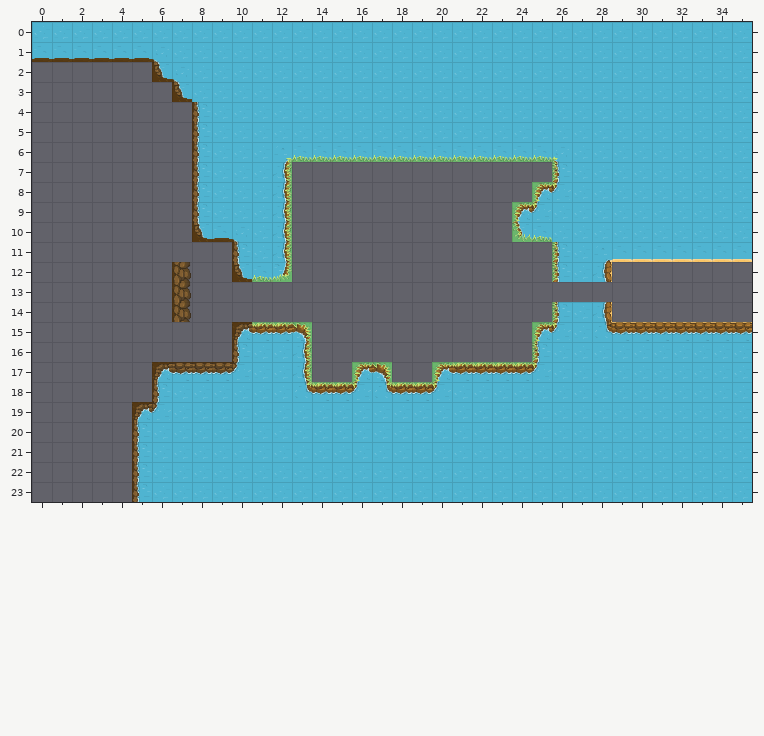
Tiled map -- assets/Tiled/map_partSecret.tmx. This is how it looked before the edit.
Cells are 32x32 px. Shown: x 0..35, y 0..23. Tiles whose own drawing changed are shown in their newer look in all pictures.
Once edited:
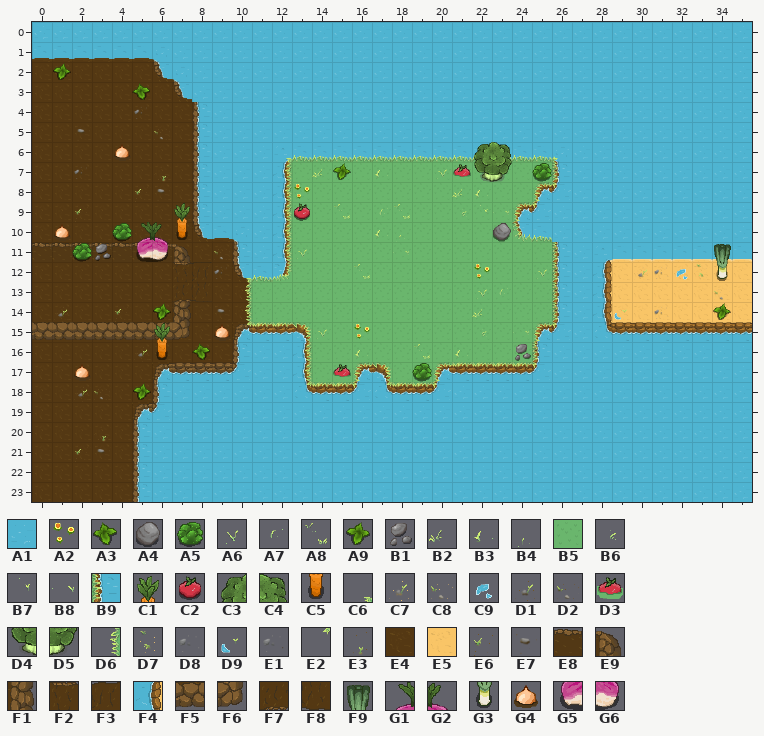
Key: from "tileset": A1 0, A2 1, A3 2, A4 3, A5 4, A6 5, A7 6, A8 7, A9 38, B1 39, B2 41, B3 42, B4 43, B5 72, B6 77, B7 78, B8 79, B9 146, C1 183, C2 216, C3 217, C4 218, C5 219, C6 225, C7 228, C8 229, C9 231, D1 232, D2 233, D3 252, D4 253, D5 254, D6 261, D7 264, D8 265, D9 266, E1 269, E2 297, E3 305, E4 324, E5 335, E6 340, E7 341, E8 366, E9 367, F1 403, F2 404, F3 405, F4 407, F5 438, F6 439, F7 440, F8 441, F9 446, G1 469, G2 470, G3 482, G4 504, G5 505, G6 506.
__ is an empty cell.
Tiles of an added or newly shown layer are drawn over the layers below it.
Change:
Changed rows in their new state; .. is an unchanged cell.
Layer "sol_layer" (now shown):
first column x 0:
 2 E4 E4 E4 E4 E4 E4 .. .. .. .. .. .. .. .. .. .. .. .. .. .. .. .. .. .. .. .. .. .. .. .. .. .. .. .. .. ..
 3 E4 E4 E4 E4 E4 E4 E4 .. .. .. .. .. .. .. .. .. .. .. .. .. .. .. .. .. .. .. .. .. .. .. .. .. .. .. .. ..
 4 E4 E4 E4 E4 E4 E4 E4 E4 .. .. .. .. .. .. .. .. .. .. .. .. .. .. .. .. .. .. .. .. .. .. .. .. .. .. .. ..
 5 E4 E4 E4 E4 E4 E4 E4 E4 .. .. .. .. .. .. .. .. .. .. .. .. .. .. .. .. .. .. .. .. .. .. .. .. .. .. .. ..
 6 E4 E4 E4 E4 E4 E4 E4 E4 .. .. .. .. .. .. .. .. .. .. .. .. .. .. .. .. .. .. .. .. .. .. .. .. .. .. .. ..
 7 E4 E4 E4 E4 E4 E4 E4 E4 .. .. .. .. .. B5 B5 B5 B5 B5 B5 B5 B5 B5 B5 B5 B5 B5 .. .. .. .. .. .. .. .. .. ..
 8 E4 E4 E4 E4 E4 E4 E4 E4 .. .. .. .. .. B5 B5 B5 B5 B5 B5 B5 B5 B5 B5 B5 B5 .. .. .. .. .. .. .. .. .. .. ..
 9 E4 E4 E4 E4 E4 E4 E4 E4 .. .. .. .. .. B5 B5 B5 B5 B5 B5 B5 B5 B5 B5 B5 .. .. .. .. .. .. .. .. .. .. .. ..
10 E4 E4 E4 E4 E4 E4 E4 E4 .. .. .. .. .. B5 B5 B5 B5 B5 B5 B5 B5 B5 B5 B5 .. .. .. .. .. .. .. .. .. .. .. ..
11 E4 E4 E4 E4 E4 E4 E4 E4 E4 E4 .. .. .. B5 B5 B5 B5 B5 B5 B5 B5 B5 B5 B5 B5 B5 .. .. .. .. .. .. .. .. .. ..
12 E4 E4 E4 E4 E4 E4 E4 E4 E4 E4 .. .. .. B5 B5 B5 B5 B5 B5 B5 B5 B5 B5 B5 B5 B5 .. .. .. E5 E5 E5 E5 E5 E5 E5
13 E4 E4 E4 E4 E4 E4 E4 E4 E4 E4 E4 B5 B5 B5 B5 B5 B5 B5 B5 B5 B5 B5 B5 B5 B5 B5 B9 A1 F4 E5 E5 E5 E5 E5 E5 E5
14 E4 E4 E4 E4 E4 E4 E4 E4 E4 E4 E4 B5 B5 B5 B5 B5 B5 B5 B5 B5 B5 B5 B5 B5 B5 B5 .. .. .. E5 E5 E5 E5 E5 E5 E5
15 E4 E4 E4 E4 E4 E4 E4 E4 E4 E4 .. .. .. .. B5 B5 B5 B5 B5 B5 B5 B5 B5 B5 B5 .. .. .. .. .. .. .. .. .. .. ..
16 E4 E4 E4 E4 E4 E4 E4 E4 E4 E4 .. .. .. .. B5 B5 B5 B5 B5 B5 B5 B5 B5 B5 B5 .. .. .. .. .. .. .. .. .. .. ..
17 E4 E4 E4 E4 E4 E4 .. .. .. .. .. .. .. .. B5 B5 .. .. B5 B5 .. .. .. .. .. .. .. .. .. .. .. .. .. .. .. ..
18 E4 E4 E4 E4 E4 E4 .. .. .. .. .. .. .. .. .. .. .. .. .. .. .. .. .. .. .. .. .. .. .. .. .. .. .. .. .. ..
19 E4 E4 E4 E4 E4 .. .. .. .. .. .. .. .. .. .. .. .. .. .. .. .. .. .. .. .. .. .. .. .. .. .. .. .. .. .. ..
20 E4 E4 E4 E4 E4 .. .. .. .. .. .. .. .. .. .. .. .. .. .. .. .. .. .. .. .. .. .. .. .. .. .. .. .. .. .. ..
21 E4 E4 E4 E4 E4 .. .. .. .. .. .. .. .. .. .. .. .. .. .. .. .. .. .. .. .. .. .. .. .. .. .. .. .. .. .. ..
22 E4 E4 E4 E4 E4 .. .. .. .. .. .. .. .. .. .. .. .. .. .. .. .. .. .. .. .. .. .. .. .. .. .. .. .. .. .. ..
23 E4 E4 E4 E4 E4 .. .. .. .. .. .. .. .. .. .. .. .. .. .. .. .. .. .. .. .. .. .. .. .. .. .. .. .. .. .. ..
Layer "murs_layer" (now shown):
first column x 0:
11 E8 E8 E8 E8 E8 E8 E8 E9
14 .. .. .. .. .. .. .. F1
15 F5 F5 F5 F5 F5 F5 F5 F6
Layer "obstacle_layer" (now shown):
first column x 1:
 6 .. .. .. G4 .. .. .. .. .. .. .. .. .. .. .. .. .. .. .. .. .. C3 C4 .. .. .. .. .. .. .. .. .. .. ..
 7 .. .. .. .. .. .. .. .. .. .. .. .. .. .. .. .. .. .. .. .. D3 D4 D5 .. A5 .. .. .. .. .. .. .. .. ..
 9 .. .. .. .. .. .. C1 .. .. .. .. .. C2 .. .. .. .. .. .. .. .. .. .. .. .. .. .. .. .. .. .. .. .. ..
10 G4 .. .. A5 G1 G2 C5 .. .. .. .. .. .. .. .. .. .. .. .. .. .. .. A4 .. .. .. .. .. .. .. .. .. .. ..
11 .. A5 B1 .. G5 G6 .. .. .. .. .. .. .. .. .. .. .. .. .. .. .. .. .. .. .. .. .. .. .. .. .. .. .. F9
12 .. .. .. .. .. .. .. .. .. .. .. .. .. .. .. .. .. .. .. .. .. .. .. .. .. .. .. .. .. .. .. .. .. G3
15 .. .. .. .. .. C1 .. .. G4 .. .. .. .. .. .. .. .. .. .. .. .. .. .. .. .. .. .. .. .. .. .. .. .. ..
16 .. .. .. .. .. C5 .. .. .. .. .. .. .. .. .. .. .. .. .. .. .. .. .. B1 .. .. .. .. .. .. .. .. .. ..
17 .. G4 .. .. .. .. .. .. .. .. .. .. .. .. D3 .. .. .. A5 .. .. .. .. .. .. .. .. .. .. .. .. .. .. ..
Layer "decor_layer" (now shown):
first column x 1:
 2 A9 .. .. .. .. .. .. .. .. .. .. .. .. .. .. .. .. .. .. .. .. .. .. .. .. .. .. .. .. .. .. .. .. ..
 3 .. .. .. .. A3 .. .. .. .. .. .. .. .. .. .. .. .. .. .. .. .. .. .. .. .. .. .. .. .. .. .. .. .. ..
 4 .. .. .. .. E1 .. .. .. .. .. .. .. .. .. .. .. .. .. .. .. .. .. .. .. .. .. .. .. .. .. .. .. .. ..
 5 .. E7 .. .. .. D2 .. .. .. .. .. .. .. .. .. .. .. .. .. .. .. .. .. .. .. .. .. .. .. .. .. .. .. ..
 7 .. E1 .. .. .. E3 .. .. .. .. .. .. .. B2 A9 .. B3 .. .. A6 .. .. .. .. .. .. .. .. .. .. .. .. .. ..
 8 .. .. .. .. E6 E7 .. .. .. .. .. .. A2 .. .. .. .. .. .. .. B2 B3 .. .. .. .. .. .. .. .. .. .. .. ..
 9 .. E6 .. .. .. .. .. .. .. .. .. .. .. .. A8 .. A7 A8 .. .. B6 B7 B8 .. .. .. .. .. .. .. .. .. .. ..
10 .. .. .. .. .. .. .. .. .. .. .. .. .. .. .. .. B3 B4 .. .. .. .. .. .. .. .. .. .. .. .. .. .. .. ..
11 .. .. .. .. .. .. .. .. D2 .. .. .. A6 .. .. .. .. B8 .. .. .. .. .. .. .. .. .. .. .. .. .. .. .. ..
12 .. .. .. .. .. .. F2 F3 E1 C6 .. .. .. .. .. A8 .. .. .. .. .. A2 .. .. A6 .. .. .. .. C7 D8 C9 D7 ..
13 .. .. .. .. .. .. F7 F8 .. D6 .. .. .. .. .. .. .. .. .. .. .. A6 A7 .. .. .. .. .. .. .. .. .. .. C8
14 D1 .. .. E6 .. A9 .. .. E7 D6 .. .. .. .. .. .. .. .. .. .. .. B2 .. .. .. .. .. .. D9 .. D8 .. .. A9
15 .. .. .. .. .. .. .. .. .. E2 .. .. .. A6 .. A2 .. .. .. .. .. B6 .. B8 .. .. .. .. .. .. .. .. .. ..
16 .. .. .. .. D1 .. .. A3 .. .. .. .. .. .. .. B3 .. .. A8 .. B3 .. .. .. .. .. .. .. .. .. .. .. .. ..
18 .. D1 D2 .. A9 .. .. .. .. .. .. .. .. .. .. .. .. .. .. .. .. .. .. .. .. .. .. .. .. .. .. .. .. ..
20 .. .. E3 .. .. .. .. .. .. .. .. .. .. .. .. .. .. .. .. .. .. .. .. .. .. .. .. .. .. .. .. .. .. ..
21 .. E6 E7 .. .. .. .. .. .. .. .. .. .. .. .. .. .. .. .. .. .. .. .. .. .. .. .. .. .. .. .. .. .. ..
Boxes around the changes in both pictures, in picture pixels (x1, y1, x2, y2):
added: (32, 62, 752, 502)
